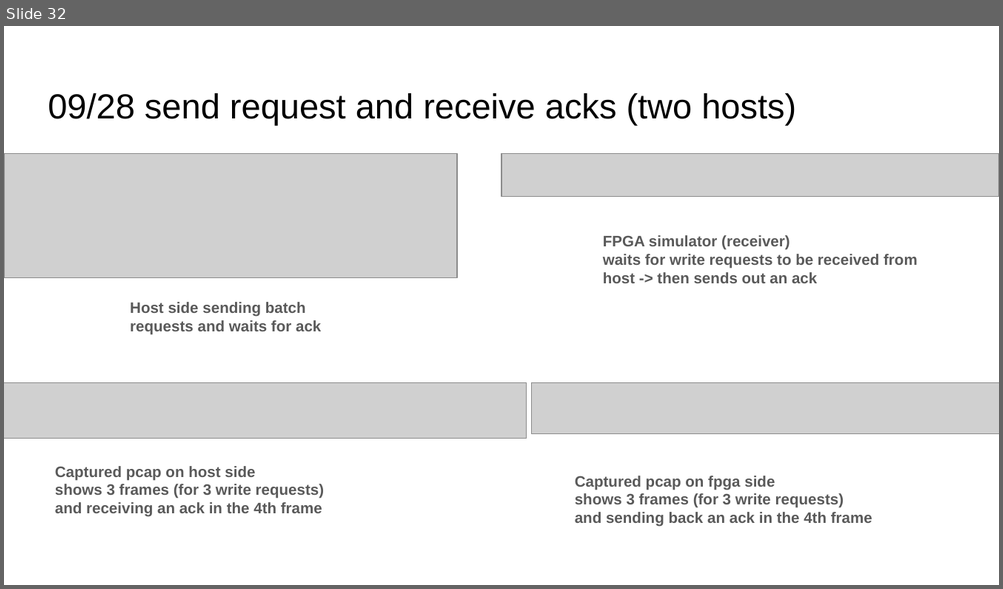
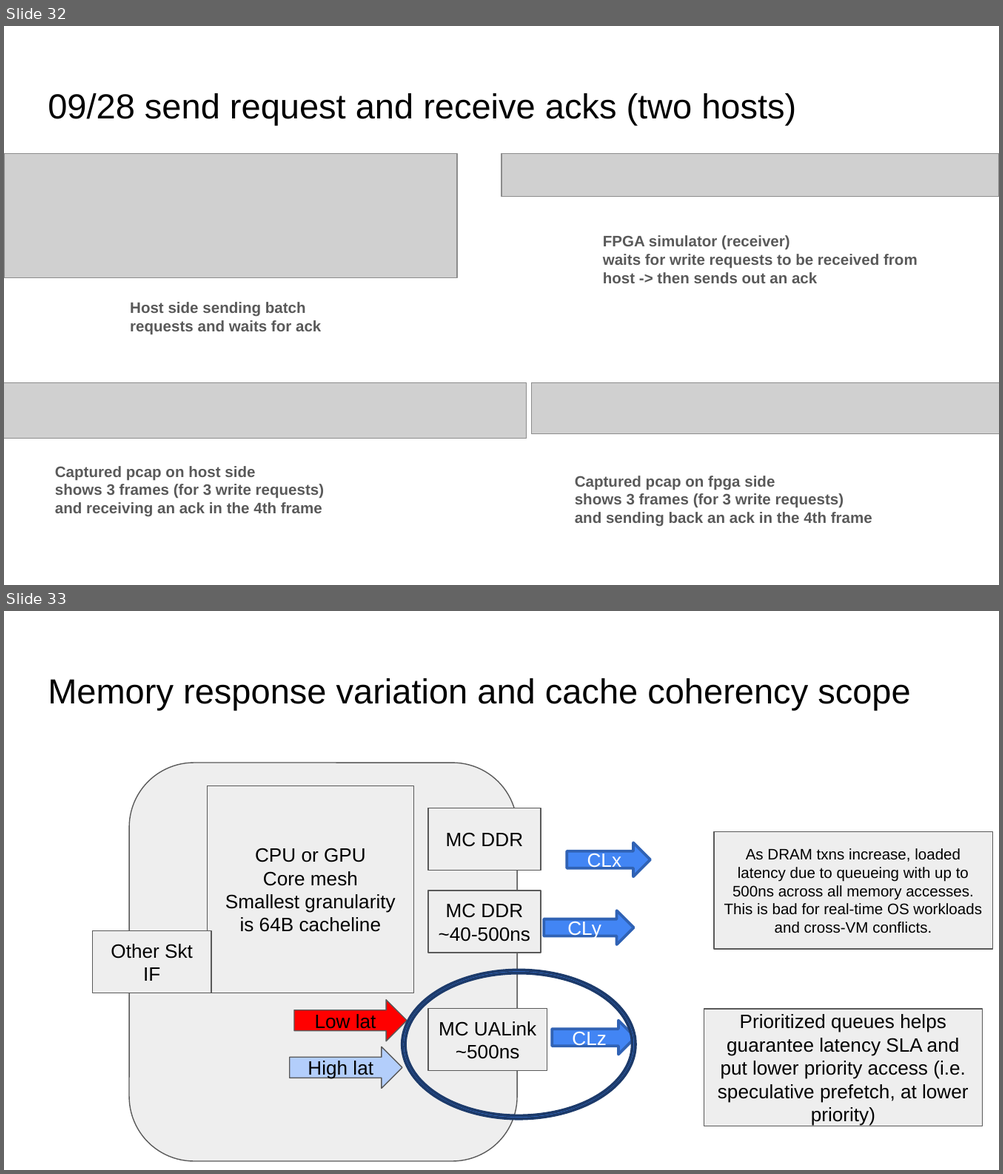
Before and after one commit to srwarner/PortAlchemy, a slide deck: Presentation/UALink deck.pptx. Shown one above the other, each under a label of ours: slide 32 before the commit, slides 32 and 33 after it. The pictures are 1003x589 and 1003x1174 pixels, drawn with LibreOffice and Linux fonts; fonts in the diff are those of the drawing; grey boxes stand for pictures. Boxes give left, top, right and bottom in pixels: in the first picture for what was removed or moved away, otherwise in the second. Text is boxed around its words. In the diff, an @@ line names an element or a change of style, - is before the commit and + after.

Commit message:
adjustments to show real-OS
ambiguity around Rd/Wr to UAlink MC 'traffic'

```diff
--- a/Presentation/UALink deck.pptx
+++ b/Presentation/UALink deck.pptx
@@ slide 33 added at (4, 611, 999, 1170), background #FFFFFF @@
@@ title added at (48, 678, 910, 710), 25.2 pt, text #000000 @@
+Memory response variation and cache coherency scope
@@ rounded rectangle added at (129, 763, 518, 1162), fill #EEEEEE, outline #595959 0.75 pt @@
@@ rectangle added at (207, 786, 412, 994), fill #EEEEEE, outline #595959 0.75 pt, 14 pt, text #000000 @@
+CPU or GPU
+Core mesh
+Smallest granularity is 64B cacheline
@@ rectangle added at (428, 808, 540, 871), fill #EEEEEE, outline #595959 0.75 pt, 14 pt, text #000000 @@
+MC DDR
@@ rectangle added at (714, 832, 993, 949), fill #EEEEEE, outline #595959 0.75 pt, 11 pt, text #000000 @@
+As DRAM txns increase, loaded latency due to queueing with up to 500ns across all memory accesses. This is bad for real-time OS workloads and cross-VM conflicts.
@@ right arrow added at (567, 843, 651, 877), fill #4285F4, outline #3162B5 2 pt, 14 pt, text #FFFFFF @@
+CLx
@@ rectangle added at (428, 891, 540, 953), fill #EEEEEE, outline #595959 0.75 pt, 14 pt, text #000000 @@
+MC DDR
+~40-500ns
@@ right arrow added at (544, 911, 634, 944), fill #4285F4, outline #3162B5 2 pt, 14 pt, text #FFFFFF @@
+CLy
@@ rectangle added at (93, 931, 212, 994), fill #EEEEEE, outline #595959 0.75 pt, 14 pt, text #000000 @@
+Other Skt IF
@@ donut added at (402, 970, 634, 1119), fill #4285F4, outline #1D3A6B 2 pt @@
@@ right arrow added at (294, 1000, 407, 1042), fill #FF0000, outline #595959 0.75 pt, 14 pt, text #000000 @@
+Low lat
@@ rectangle added at (428, 1009, 547, 1071), fill #EEEEEE, outline #595959 0.75 pt, 14 pt, text #000000 @@
+MC UALink
+~500ns
@@ rectangle added at (703, 1009, 982, 1126), fill #EEEEEE, outline #595959 0.75 pt, 14 pt, text #000000 @@
+Prioritized queues helps guarantee latency SLA and put lower priority access (i.e. speculative prefetch, at lower priority)
@@ right arrow added at (552, 1021, 635, 1054), fill #4285F4, outline #3162B5 2 pt, 14 pt, text #FFFFFF @@
+CLz
@@ right arrow added at (290, 1047, 402, 1088), fill #B3CEFB, outline #595959 0.75 pt, 14 pt, text #000000 @@
+High lat
```
Also in this commit, not shown: 2 other slides added, 2 other files.
